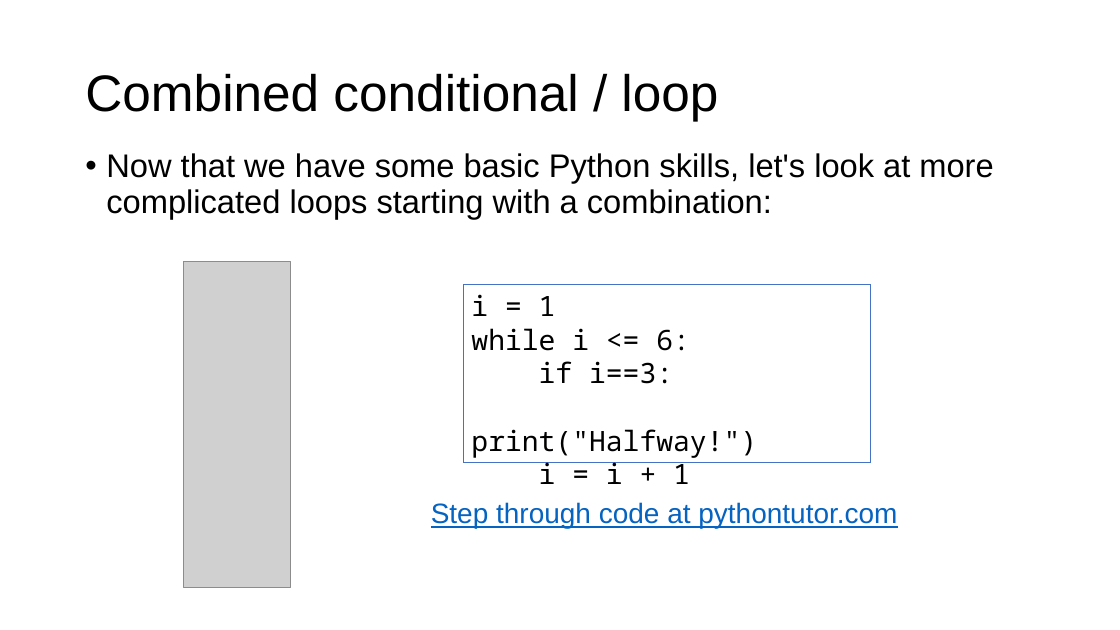
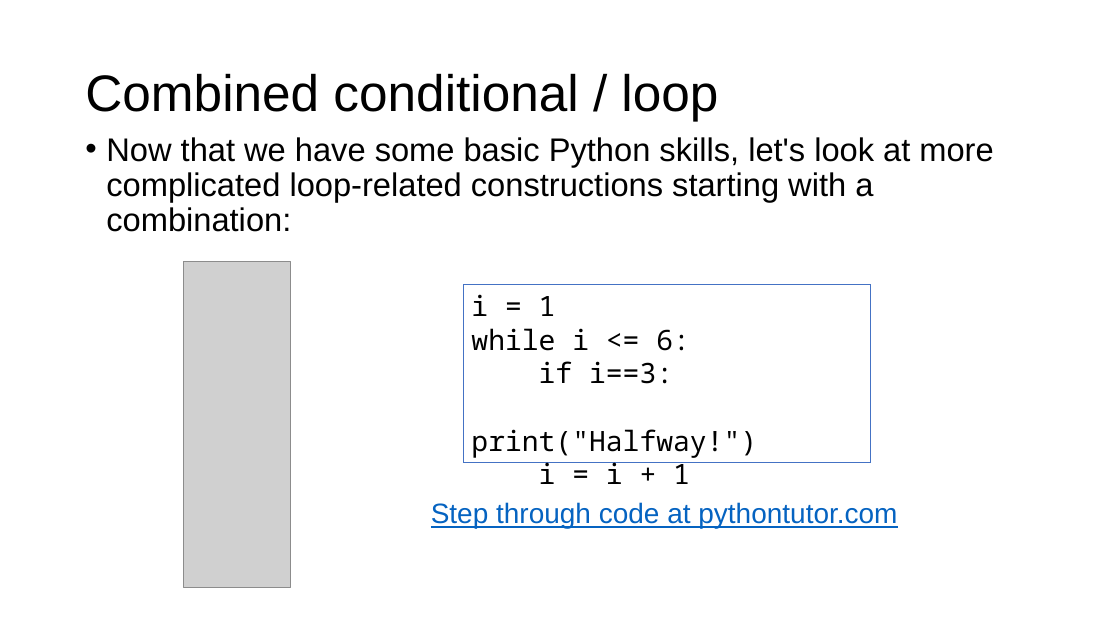
Before and after one commit to parrt/msds501, a slide deck: slide 24 of slides/intro-programming.pptx (slide 23 before the commit). Drawn at 1120x630 pixels with LibreOffice and Linux fonts; fonts in the diff are those of the drawing; grey boxes stand for pictures; background and template pictures are left out. Boxes give left, top, right and bottom in pixels: in the first picture for what was removed or moved away, otherwise in the second. Text is boxed around its words. In the diff, an @@ line names an element or a change of style, - is before the commit and + after.

```diff
--- a/slides/intro-programming.pptx
+++ b/slides/intro-programming.pptx
@@ text at [106, 137, 993, 232]: text changed @@
-• Now that we have some basic Python skills, let's look at more complicated loops starting with a combination:
+• Now that we have some basic Python skills, let's look at more complicated loop-related constructions starting with a combination:
```
Also in this commit, not shown: 9 other slides changed, 1 other file.
